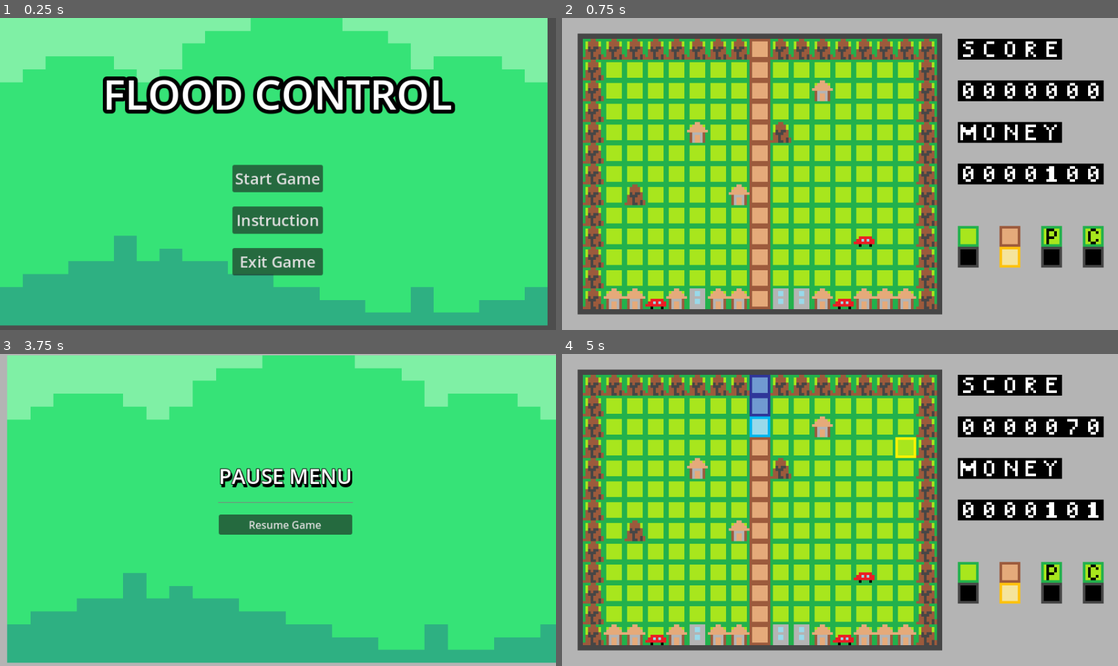
Above: before the commit, frames 1-4 (two rows, left to right).
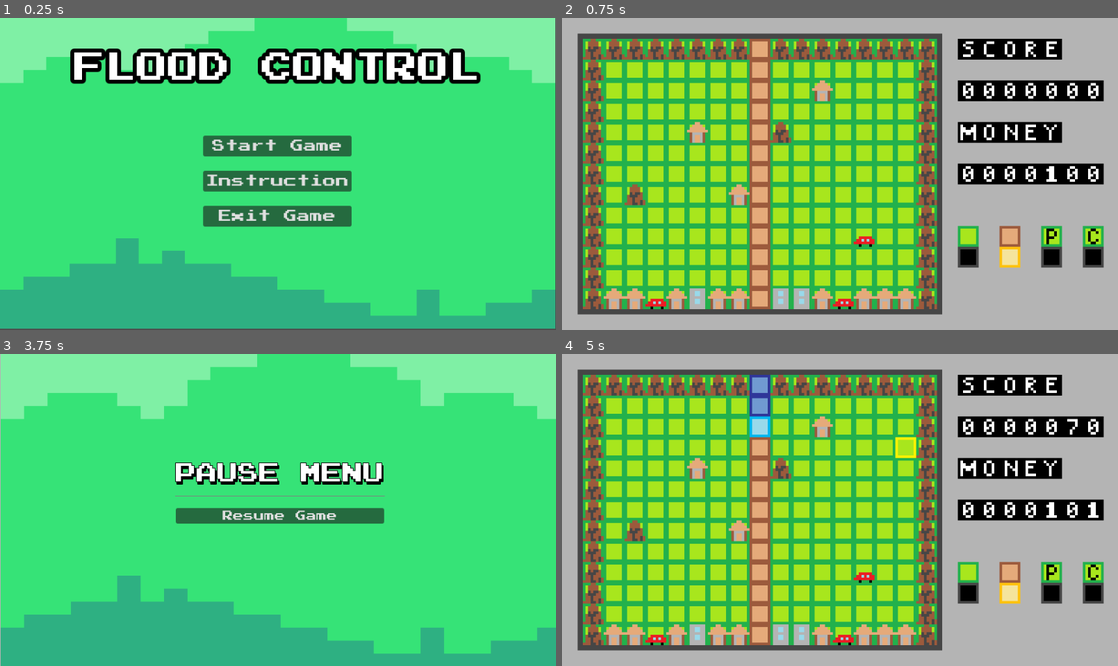
Above: after the commit, the same moments.

Repository: sho16ogura/cs292team5
Game: Godot game, scene res://main menu/main menu/main_menu.tscn
Same seed, same stepped clock (60 frames per second), same inputs: the game is played once before the commit and once after it.
Inputs (mouse positions are in pixels of both pictures, inside the frame that each line leads up to):
- Up to frame 1 (0.25 s): no input
- Up to frame 2 (0.75 s): click "Start Game" at 0.5 s
- Up to frame 3 (3.75 s): move the mouse to (400, 494) at 1.27 s; click (400, 494) at 1.35 s; tap Enter at 2 s; move the mouse to (166, 525) at 2.02 s; tap F (toggle_cistern) at 2.1 s; move the mouse to (333, 441) at 2.77 s; tap S (toggle_dig) at 2.85 s; tap Space (pause) at 3.5 s; move the mouse to (250, 572) at 3.52 s; tap D (toggle_pump) at 3.6 s
- Up to frame 4 (5 s): click "Resume Game" at 4.25 s

The runs differ from the first frame. In frame 1, 22% of the frame differs, in the area x 0-100%, y 0-100%; in frame 2, nothing differs; in frame 3, 9.9%; in frame 4, nothing differs.

Commit message:
Change the UI

Diff:
--- a/team5project/end screen/end_screen.tscn
+++ b/team5project/end screen/end_screen.tscn
@@ -1,14 +1,21 @@
-[gd_scene load_steps=6 format=3 uid="uid://mkomnbmd7eoh"]
+[gd_scene load_steps=9 format=3 uid="uid://mkomnbmd7eoh"]
 
 [ext_resource type="Script" path="res://end screen/end_screen.gd" id="1_dx8cw"]
 [ext_resource type="Texture2D" uid="uid://bow4opl3ptpvq" path="res://tile_0014_end_game.png" id="1_qn51r"]
+[ext_resource type="FontFile" uid="uid://bajhcr7csr6jm" path="res://PressStart2P.ttf" id="3_4ka0a"]
 [ext_resource type="AudioStream" uid="uid://con41i8e4thap" path="res://Sakura-Girl-Peach-chosic.com_.mp3" id="3_6pwnc"]
 
-[sub_resource type="SystemFont" id="SystemFont_2ifao"]
-font_names = PackedStringArray("Impact")
+[sub_resource type="FontVariation" id="FontVariation_rfjmc"]
+base_font = ExtResource("3_4ka0a")
 
-[sub_resource type="SystemFont" id="SystemFont_gqcxq"]
-font_names = PackedStringArray("Impact")
+[sub_resource type="FontVariation" id="FontVariation_518cd"]
+base_font = ExtResource("3_4ka0a")
+
+[sub_resource type="FontVariation" id="FontVariation_wvjhf"]
+
+[sub_resource type="FontVariation" id="FontVariation_fkmi3"]
+fallbacks = Array[Font]([ExtResource("3_4ka0a")])
+base_font = SubResource("FontVariation_wvjhf")
 
 [node name="end_screen" type="Control"]
 layout_mode = 3
@@ -43,7 +50,7 @@
 [node name="VBoxContainer" type="VBoxContainer" parent="MarginContainer"]
 custom_minimum_size = Vector2(2.08165e-12, 2.08165e-12)
 layout_mode = 2
-theme_override_constants/separation = 40
+theme_override_constants/separation = 60
 
 [node name="Seperator" type="Control" parent="MarginContainer/VBoxContainer"]
 layout_mode = 2
@@ -55,8 +62,8 @@
 theme_override_constants/shadow_offset_x = 6
 theme_override_constants/shadow_offset_y = 6
 theme_override_constants/outline_size = 10
-theme_override_fonts/font = SubResource("SystemFont_2ifao")
-theme_override_font_sizes/font_size = 72
+theme_override_fonts/font = SubResource("FontVariation_rfjmc")
+theme_override_font_sizes/font_size = 60
 text = "GAME OVER"
 horizontal_alignment = 1
 vertical_alignment = 1
@@ -68,8 +75,8 @@
 theme_override_constants/shadow_offset_x = 2
 theme_override_constants/shadow_offset_y = 2
 theme_override_constants/outline_size = 2
-theme_override_fonts/font = SubResource("SystemFont_2ifao")
-theme_override_font_sizes/font_size = 35
+theme_override_fonts/font = SubResource("FontVariation_518cd")
+theme_override_font_sizes/font_size = 32
 text = "SCORE: 9999"
 horizontal_alignment = 1
 vertical_alignment = 1
@@ -90,7 +97,7 @@
 [node name="Main_Menu_Button" type="Button" parent="MarginContainer/HBoxContainer/VBoxContainer"]
 custom_minimum_size = Vector2(120, 32)
 layout_mode = 2
-theme_override_fonts/font = SubResource("SystemFont_gqcxq")
+theme_override_fonts/font = SubResource("FontVariation_fkmi3")
 theme_override_font_sizes/font_size = 24
 text = "Main Menu"
 
--- a/team5project/main menu/main menu/main_menu.tscn
+++ b/team5project/main menu/main menu/main_menu.tscn
@@ -1,15 +1,24 @@
-[gd_scene load_steps=7 format=3 uid="uid://b5j3kmh5ma6mx"]
+[gd_scene load_steps=11 format=3 uid="uid://b5j3kmh5ma6mx"]
 
 [ext_resource type="Script" path="res://main menu/main menu/main_menu.gd" id="1_sn3hk"]
 [ext_resource type="Texture2D" uid="uid://eess7uyvg1uh" path="res://tile_0014.png" id="1_w8vvv"]
+[ext_resource type="FontVariation" uid="uid://5rr2s8877l3r" path="res://new_font_variation.tres" id="3_jn30q"]
+[ext_resource type="FontFile" uid="uid://bajhcr7csr6jm" path="res://PressStart2P.ttf" id="4_kfs6g"]
 [ext_resource type="AudioStream" uid="uid://rkepwtflhojx" path="res://Sakura-Girl-Beach-chosic.com_.mp3" id="4_lye30"]
 [ext_resource type="PackedScene" uid="uid://bayrvi5tdmxbb" path="res://settings menu/settings_menu.tscn" id="4_ska44"]
 
-[sub_resource type="SystemFont" id="SystemFont_iqhrx"]
-font_names = PackedStringArray("Impact")
+[sub_resource type="FontVariation" id="FontVariation_cyw5f"]
+fallbacks = Array[Font]([ExtResource("4_kfs6g")])
+base_font = ExtResource("3_jn30q")
 
-[sub_resource type="SystemFont" id="SystemFont_ef1sv"]
-font_names = PackedStringArray("Impact")
+[sub_resource type="FontVariation" id="FontVariation_8xl6r"]
+base_font = ExtResource("4_kfs6g")
+
+[sub_resource type="FontVariation" id="FontVariation_vr27o"]
+base_font = ExtResource("4_kfs6g")
+
+[sub_resource type="FontVariation" id="FontVariation_me2gr"]
+base_font = ExtResource("4_kfs6g")
 
 [node name="Main_Menu" type="Control"]
 layout_mode = 3
@@ -27,19 +36,21 @@
 anchors_preset = 15
 anchor_right = 1.0
 anchor_bottom = 1.0
-offset_right = -925.0
-offset_bottom = -770.0
+offset_right = -913.0
+offset_bottom = -765.0
 grow_horizontal = 2
 grow_vertical = 2
 texture = ExtResource("1_w8vvv")
 
 [node name="MarginContainer" type="MarginContainer" parent="."]
 layout_mode = 1
-anchors_preset = 15
-anchor_right = 1.0
-anchor_bottom = 1.0
-offset_right = -913.0
-offset_bottom = -643.0
+anchors_preset = -1
+anchor_right = 0.479
+anchor_bottom = 0.381
+offset_left = 2.0
+offset_top = 1.0
+offset_right = 5.086
+offset_bottom = 6.41699
 grow_horizontal = 2
 grow_vertical = 2
 theme_override_constants/margin_left = 12
@@ -48,8 +59,9 @@
 theme_override_constants/margin_bottom = 12
 
 [node name="VBoxContainer" type="VBoxContainer" parent="MarginContainer"]
+custom_minimum_size = Vector2(2.08165e-12, 10)
 layout_mode = 2
-theme_override_constants/separation = 60
+theme_override_constants/separation = 40
 
 [node name="Separator" type="Control" parent="MarginContainer/VBoxContainer"]
 layout_mode = 2
@@ -58,8 +70,8 @@
 layout_mode = 2
 theme_override_colors/font_outline_color = Color(0, 0, 0, 1)
 theme_override_constants/outline_size = 24
-theme_override_fonts/font = SubResource("SystemFont_iqhrx")
-theme_override_font_sizes/font_size = 64
+theme_override_fonts/font = SubResource("FontVariation_cyw5f")
+theme_override_font_sizes/font_size = 48
 text = "FLOOD CONTROL
 "
 horizontal_alignment = 1
@@ -67,6 +79,7 @@
 
 [node name="HBoxContainer" type="HBoxContainer" parent="MarginContainer"]
 layout_mode = 2
+theme_override_constants/separation = 0
 alignment = 1
 
 [node name="VBoxContainer" type="VBoxContainer" parent="MarginContainer/HBoxContainer"]
@@ -80,32 +93,32 @@
 [node name="Start_Button" type="Button" parent="MarginContainer/HBoxContainer/VBoxContainer"]
 custom_minimum_size = Vector2(120, 32)
 layout_mode = 2
-theme_override_fonts/font = SubResource("SystemFont_ef1sv")
-theme_override_font_sizes/font_size = 24
+theme_override_fonts/font = SubResource("FontVariation_8xl6r")
+theme_override_font_sizes/font_size = 20
 text = "Start Game
 "
 
 [node name="Settings_Button" type="Button" parent="MarginContainer/HBoxContainer/VBoxContainer"]
 custom_minimum_size = Vector2(120, 32)
 layout_mode = 2
-theme_override_fonts/font = SubResource("SystemFont_ef1sv")
-theme_override_font_sizes/font_size = 24
+theme_override_fonts/font = SubResource("FontVariation_vr27o")
+theme_override_font_sizes/font_size = 20
 text = "Instruction"
 
 [node name="Exit_Button" type="Button" parent="MarginContainer/HBoxContainer/VBoxContainer"]
 custom_minimum_size = Vector2(120, 32)
 layout_mode = 2
-theme_override_fonts/font = SubResource("SystemFont_ef1sv")
-theme_override_font_sizes/font_size = 24
+theme_override_fonts/font = SubResource("FontVariation_me2gr")
+theme_override_font_sizes/font_size = 20
 text = "Exit Game"
 
 [node name="Settings_Menu" parent="." instance=ExtResource("4_ska44")]
 visible = false
 layout_mode = 1
-offset_left = -458.0
+offset_left = -12.0
 offset_top = 19.0
-offset_right = -458.0
-offset_bottom = -770.0
+offset_right = -900.0
+offset_bottom = -765.0
 
 [node name="AudioStreamPlayer" type="AudioStreamPlayer" parent="."]
 stream = ExtResource("4_lye30")
--- a/team5project/mainGame.tscn
+++ b/team5project/mainGame.tscn
@@ -141,10 +141,15 @@
 
 [node name="pause_menu" parent="." instance=ExtResource("9_xps7o")]
 visible = false
-offset_left = 438.0
-offset_top = 238.0
-offset_right = 438.0
-offset_bottom = 238.0
+anchors_preset = 0
+anchor_right = 0.0
+anchor_bottom = 0.0
+offset_left = 430.0
+offset_top = 241.0
+offset_right = 430.0
+offset_bottom = 241.0
+grow_horizontal = 1
+grow_vertical = 1
 
 [connection signal="timeout" from="TileMap/Timer" to="." method="_on_timer_timeout"]
 [connection signal="timeout" from="TileMap/MoneyTimer" to="." method="_on_money_timer_timeout"]
--- /dev/null
+++ b/team5project/new_font_variation.tres
@@ -0,0 +1,3 @@
+[gd_resource type="FontVariation" format=3 uid="uid://5rr2s8877l3r"]
+
+[resource]
--- a/team5project/pause menu/pause_menu.tscn
+++ b/team5project/pause menu/pause_menu.tscn
@@ -1,14 +1,19 @@
-[gd_scene load_steps=6 format=3 uid="uid://cqpx1ehejg0ob"]
+[gd_scene load_steps=8 format=3 uid="uid://cqpx1ehejg0ob"]
 
 [ext_resource type="Script" path="res://pause_menu.gd" id="1_4yw8a"]
 [ext_resource type="Texture2D" uid="uid://eess7uyvg1uh" path="res://tile_0014.png" id="2_lpafv"]
+[ext_resource type="FontFile" uid="uid://bajhcr7csr6jm" path="res://PressStart2P.ttf" id="3_cwrpg"]
 [ext_resource type="PackedScene" uid="uid://bayrvi5tdmxbb" path="res://settings menu/settings_menu.tscn" id="3_oeqh2"]
 
-[sub_resource type="SystemFont" id="SystemFont_yj0ut"]
-font_names = PackedStringArray("Impact")
+[sub_resource type="FontVariation" id="FontVariation_qfpg1"]
+base_font = ExtResource("3_cwrpg")
+
+[sub_resource type="FontVariation" id="FontVariation_7j7nm"]
+base_font = ExtResource("3_cwrpg")
 
 [sub_resource type="SystemFont" id="SystemFont_junjl"]
 font_names = PackedStringArray("Impact")
+subpixel_positioning = 0
 
 [node name="pause_menu" type="Control"]
 process_mode = 3
@@ -27,10 +32,10 @@
 anchor_top = 0.5
 anchor_right = 0.5
 anchor_bottom = 0.5
-offset_left = -427.5
-offset_top = -236.5
-offset_right = 427.5
-offset_bottom = 236.5
+offset_left = -429.0
+offset_top = -241.0
+offset_right = 431.0
+offset_bottom = 240.0
 grow_horizontal = 2
 grow_vertical = 2
 texture = ExtResource("2_lpafv")
@@ -59,7 +64,7 @@
 theme_override_constants/outline_size = 4
 theme_override_constants/shadow_outline_size = 4
 theme_override_constants/line_spacing = 4
-theme_override_fonts/font = SubResource("SystemFont_yj0ut")
+theme_override_fonts/font = SubResource("FontVariation_qfpg1")
 theme_override_font_sizes/font_size = 32
 text = "PAUSE MENU"
 
@@ -69,7 +74,7 @@
 
 [node name="Resume_Button" type="Button" parent="GridContainer"]
 layout_mode = 2
-theme_override_fonts/font = SubResource("SystemFont_junjl")
+theme_override_fonts/font = SubResource("FontVariation_7j7nm")
 text = "Resume Game"
 
 [node name="Instruction_Button" type="Button" parent="GridContainer"]
--- a/team5project/project.godot
+++ b/team5project/project.godot
@@ -26,6 +26,10 @@
 window/size/viewport_height=480
 window/stretch/mode="viewport"
 window/vsync/vsync_mode=0
+
+[gui]
+
+theme/custom_font="res://new_font_variation.tres"
 
 [input]
 
--- a/team5project/settings menu/settings_menu.tscn
+++ b/team5project/settings menu/settings_menu.tscn
@@ -1,19 +1,16 @@
-[gd_scene load_steps=5 format=3 uid="uid://bayrvi5tdmxbb"]
+[gd_scene load_steps=6 format=3 uid="uid://bayrvi5tdmxbb"]
 
 [ext_resource type="Script" path="res://settings menu/settings_menu.gd" id="1_dy5ih"]
+[ext_resource type="FontFile" uid="uid://bajhcr7csr6jm" path="res://PressStart2P.ttf" id="2_4ydc6"]
 
-[sub_resource type="SystemFont" id="SystemFont_8lba5"]
-font_names = PackedStringArray("Impact")
-subpixel_positioning = 0
+[sub_resource type="FontVariation" id="FontVariation_xlras"]
+base_font = ExtResource("2_4ydc6")
 
-[sub_resource type="SystemFont" id="SystemFont_y0byd"]
-font_names = PackedStringArray("Impact")
-font_weight = 150
-subpixel_positioning = 0
+[sub_resource type="FontVariation" id="FontVariation_0p1fo"]
+base_font = ExtResource("2_4ydc6")
 
-[sub_resource type="SystemFont" id="SystemFont_oeo85"]
-font_names = PackedStringArray("Impact")
-subpixel_positioning = 0
+[sub_resource type="FontVariation" id="FontVariation_rg14g"]
+base_font = ExtResource("2_4ydc6")
 
 [node name="Settings_Menu" type="Control"]
 layout_mode = 3
@@ -45,7 +42,7 @@
 layout_mode = 2
 theme_override_colors/font_outline_color = Color(0, 0, 0, 1)
 theme_override_constants/outline_size = 12
-theme_override_fonts/font = SubResource("SystemFont_8lba5")
+theme_override_fonts/font = SubResource("FontVariation_xlras")
 theme_override_font_sizes/font_size = 24
 text = "Instruction"
 horizontal_alignment = 1
@@ -56,22 +53,27 @@
 theme_override_constants/separation = 140
 
 [node name="TextEdit" type="TextEdit" parent="MarginContainer/VBoxContainer"]
-custom_minimum_size = Vector2(800, 260)
+custom_minimum_size = Vector2(800, 300)
 layout_direction = 1
 layout_mode = 2
 size_flags_horizontal = 4
 size_flags_vertical = 4
 theme_override_colors/font_color = Color(0.764706, 0.698039, 0.890196, 0.192157)
-theme_override_fonts/font = SubResource("SystemFont_y0byd")
-text = "* Your goal is stopping the water from reaching the bottom of the screen.
+theme_override_fonts/font = SubResource("FontVariation_0p1fo")
+theme_override_font_sizes/font_size = 16
+text = "* Your goal is stopping the water from reaching
+the bottom of the screen.
 * Controls:
 - Mouse to select and click tiles change
 - Space to pause the game
-- A: to remove river tiles (you cannot prevent the river from reaching the bottom of the screen)
-- S: to place riverbed tiles (default, cannot make a square)
-- D:  to place pumps (pump drains neighboring four tiles)
-- F: to place cisterns (improves efficiency of pump, need to be placed next to pump)
-"
+- A: to remove river tiles (you cannot prevent
+the river from reaching the bottom of the screen)
+- S: to place riverbed tiles (default, cannot
+make a square)
+- D:  to place pumps (pump drains neighboring
+four tiles)
+- F: to place cisterns (improves efficiency of
+pump, need to be placed next to pump)"
 editable = false
 virtual_keyboard_enabled = false
 middle_mouse_paste_enabled = false
@@ -79,5 +81,5 @@
 [node name="Exit_Button" type="Button" parent="MarginContainer/VBoxContainer"]
 layout_mode = 2
 size_flags_vertical = 10
-theme_override_fonts/font = SubResource("SystemFont_oeo85")
+theme_override_fonts/font = SubResource("FontVariation_rg14g")
 text = "Exit"
Binary file added: team5project/PressStart2P.ttf
Not shown, added: team5project/PressStart2P.ttf.import
Binary file added: team5project/computer_pixel-7.ttf
Not shown, added: team5project/computer_pixel-7.ttf.import
